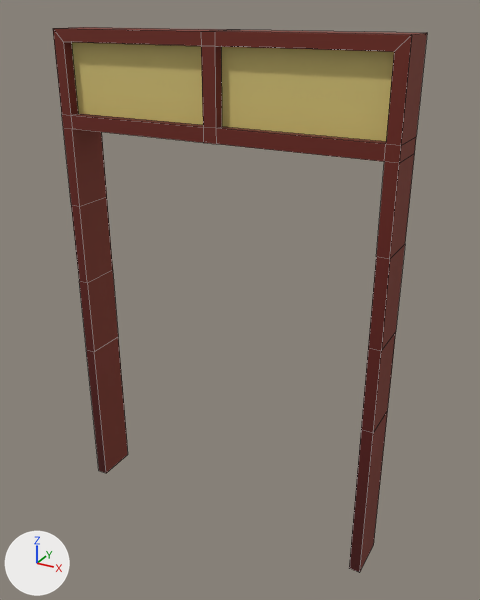
The FBX model Assets/ASSETS/Mesh/SM_Door_01.fbx as it was, and as the next commit left it.
Both versions are drawn from a camera (50 mm lens) standing at (0.61, -2.24, 2.33) and looking at (-0.69, 0.14, 1.14). The axes (+X, +Y, +Z) are drawn at lower left. The lights are the same throughout. Mesh edges are drawn as thin lines. Where no turn or scale is listed for an object, it has been applied to the vertices.

The first picture shows 'SM_Door_01'.
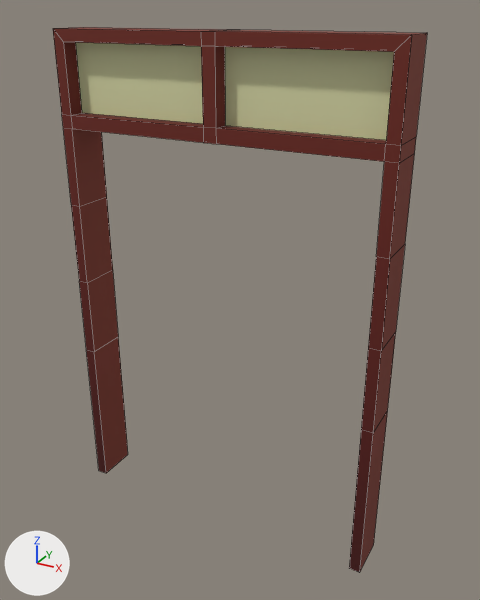
Patch to the scene script:
```diff
--- a/Assets/ASSETS/Mesh/SM_Door_01.fbx.py
+++ b/Assets/ASSETS/Mesh/SM_Door_01.fbx.py
@@ me_plane_003 @@
 # used by ob_sm_door_01; location = (0.0, 0.0, 0.0)
-me_plane_003.from_pydata(...)  # 80 vertices, 76 faces; spans x -1.5..0.0, y 0.0..0.19, z 0.0..2.25
+me_plane_003.from_pydata(...)  # 88 vertices, 78 faces; spans x -1.5..0.0, y 0.0..0.19, z 0.0..2.25
+# me_plane_003 part 1: the loose piece of 4 vertices spanning x -1.45..-0.78, y 0.05, z 1.9..2.2 is copied, and the copy is moved by (0.0, 0.03, 0.0); it spans x -1.45..-0.78, y 0.07, z 1.9..2.2
+# me_plane_003 part 2: the loose piece of 4 vertices spanning x -0.72..-0.05, y 0.05, z 1.9..2.2 is copied, and the copy is moved by (0.0, 0.03, 0.0); it spans x -0.72..-0.05, y 0.07, z 1.9..2.2
+# me_plane_003 part 3: 2 kept faces spanning x -1.45..-0.05, y 0.14, z 1.9..2.2 get new texture (UV) coordinates
 me_plane_003.materials.append(mat_mat_gradient_01)
```

Boxes [x1, y1, x2, y2] around the edits, measured in the pictures (480 x 600 px):
part 1 of me_plane_003, added (beige)
    after: [75, 42, 203, 124]
part 2 of me_plane_003, added (beige)
    after: [225, 47, 394, 140]
part 3 of me_plane_003, surface changed (yellow)
    before: [71, 42, 394, 142]
